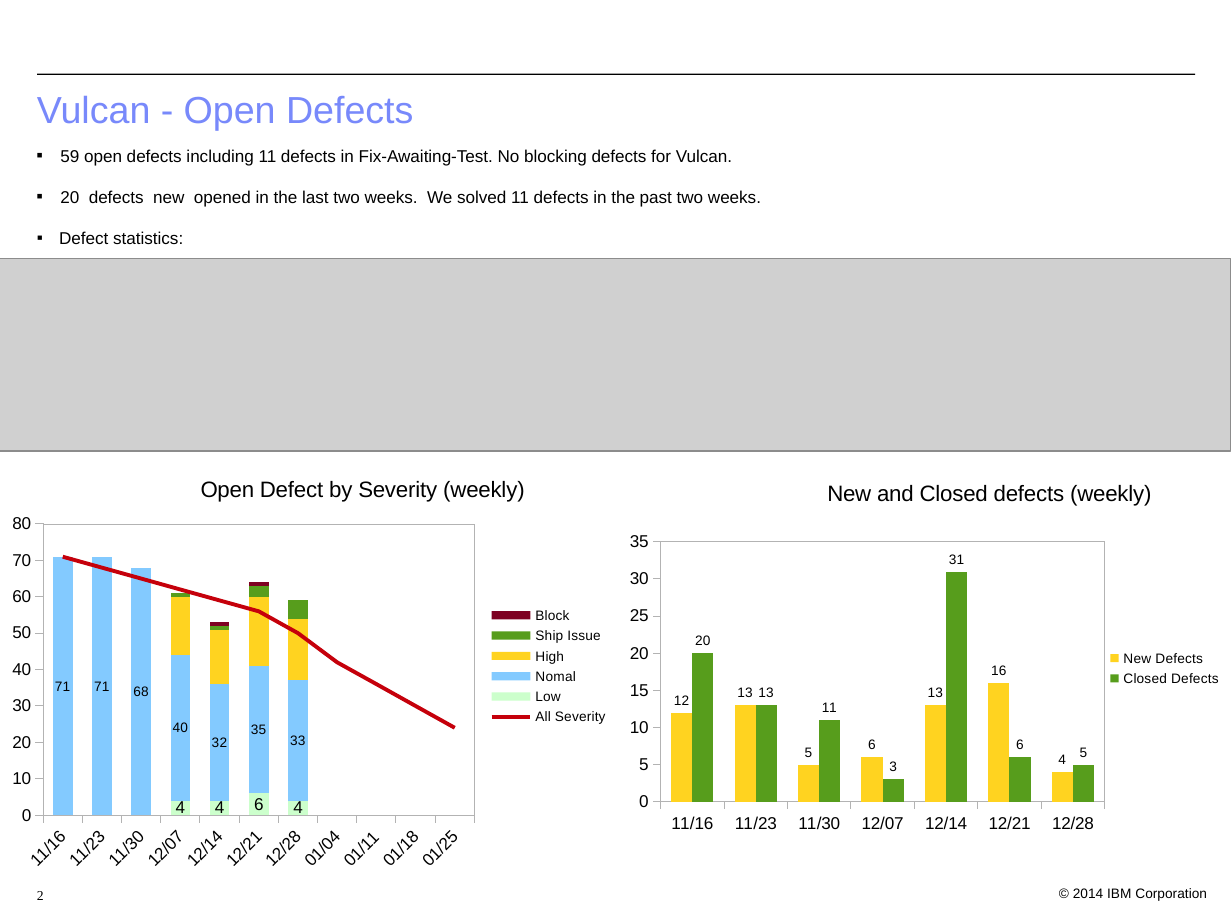
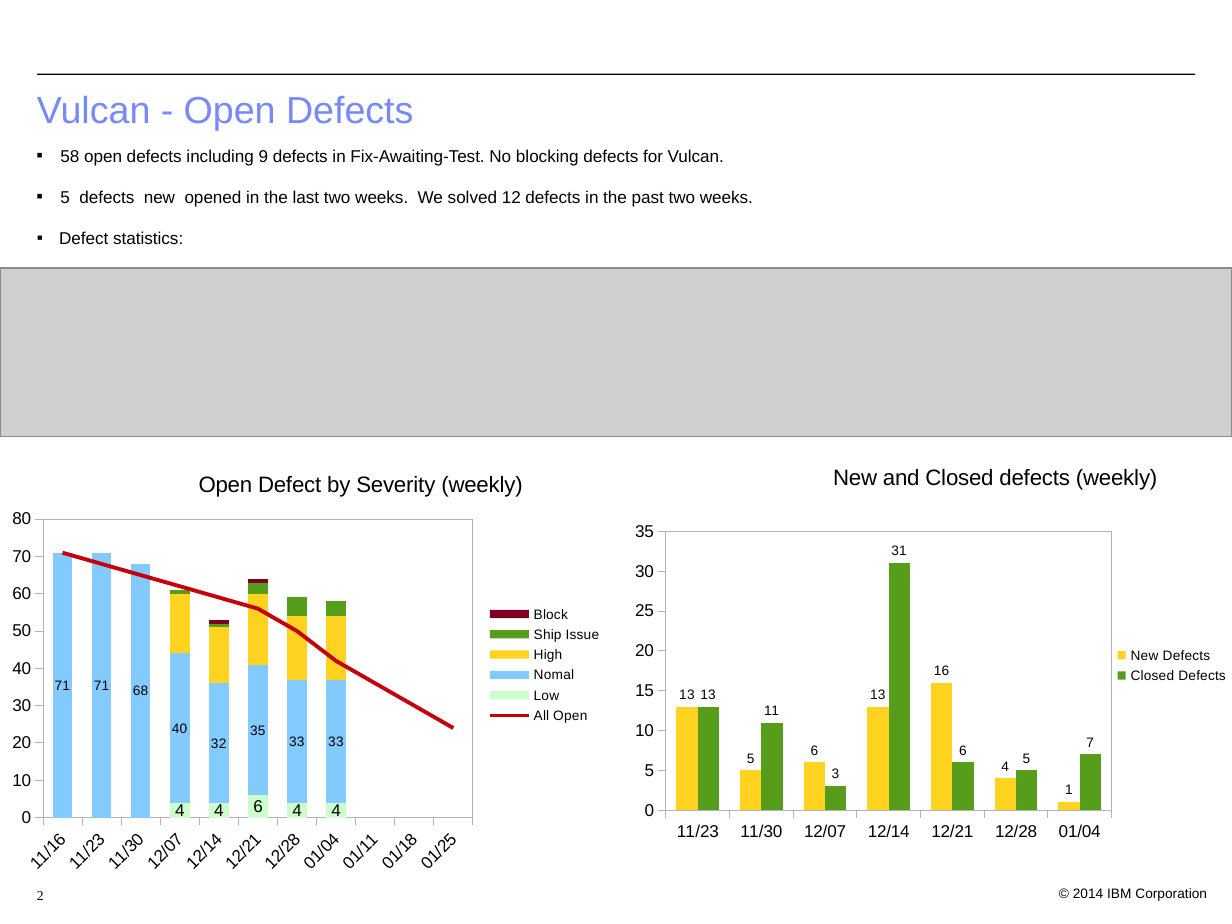
Before and after one commit to bjwt/test, a slide deck: slide 2 of bugs/Vulcan Defect Status 20151228.odp. Drawn at 1232x924 pixels with LibreOffice and Linux fonts; fonts in the diff are those of the drawing; grey boxes stand for pictures; background and template pictures are left out. Boxes give left, top, right and bottom in pixels: in the first picture for what was removed or moved away, otherwise in the second. Text is boxed around its words. In the diff, an @@ line names an element or a change of style, - is before the commit and + after.

```diff
--- a/bugs/Vulcan Defect Status 20151228.odp
+++ b/bugs/Vulcan Defect Status 20151228.odp
@@ text at [60, 149, 753, 207]: text changed @@
-■ 59 open defects including 11 defects in Fix-Awaiting-Test. No blocking defects for Vulcan.
-■ 20 defects new opened in the last two weeks. We solved 11 defects in the past two weeks.
+■ 58 open defects including 9 defects in Fix-Awaiting-Test. No blocking defects for Vulcan.
+■ 5 defects new opened in the last two weeks. We solved 12 defects in the past two weeks.
@@ picture: place and size @@
-picture at [0, 259, 1231, 451]
+picture at [0, 269, 1232, 437]
@@ column stacked chart at [0, 448, 615, 882] @@
@@ Low, 01/04: - to 4 @@
@@ Nomal, 01/04: - to 33 @@
@@ High, 01/04: - to 17 @@
@@ Ship Issue, 01/04: - to 4 @@
@@ Block, 01/04: - to 0 @@
-All Severity: 71, 68, 65, 62, 59, 56, 50, 42, 36, 30, 24
+All Open: 71, 68, 65, 62, 59, 56, 50, 42, 36, 30, 24
@@ column stacked chart: place and size @@
-column stacked chart at [0, 453, 621, 880]
+column stacked chart at [0, 448, 615, 882]
@@ column chart at [615, 460, 1232, 871] @@
-categories: 11/16, 11/23, 11/30, 12/07, 12/14, 12/21, 12/28
+categories: 11/23, 11/30, 12/07, 12/14, 12/21, 12/28, 01/04
-New Defects: 12, 13, 5, 6, 13, 16, 4
+New Defects: 13, 5, 6, 13, 16, 4, 1
-Closed Defects: 20, 13, 11, 3, 31, 6, 5
+Closed Defects: 13, 11, 3, 31, 6, 5, 7
@@ plot area changed @@
@@ column chart: place and size @@
-column chart at [610, 474, 1225, 857]
+column chart at [615, 460, 1232, 871]
```
Also in this commit, not shown: 2 other slides changed, 1 other file.
